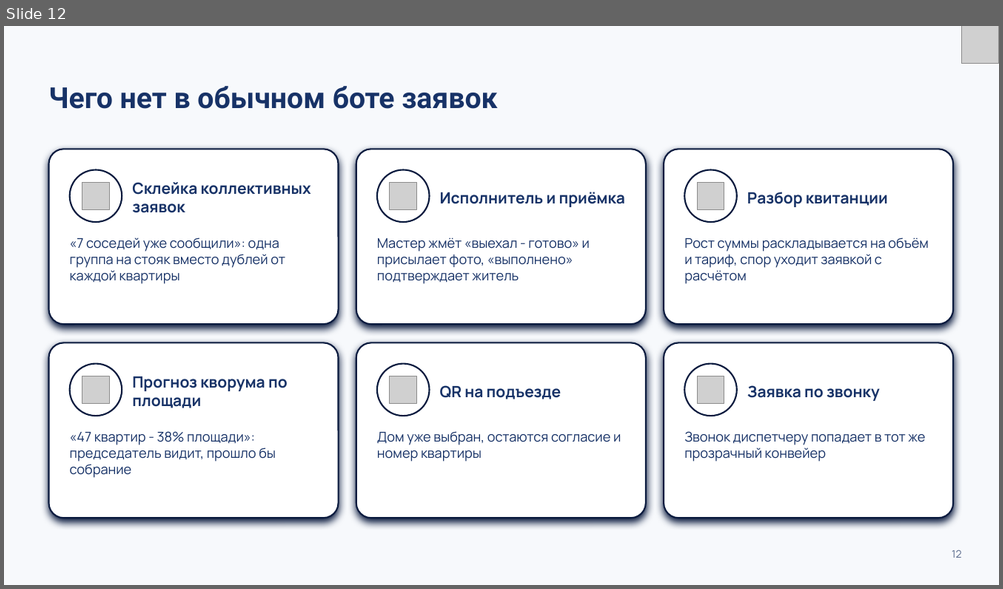
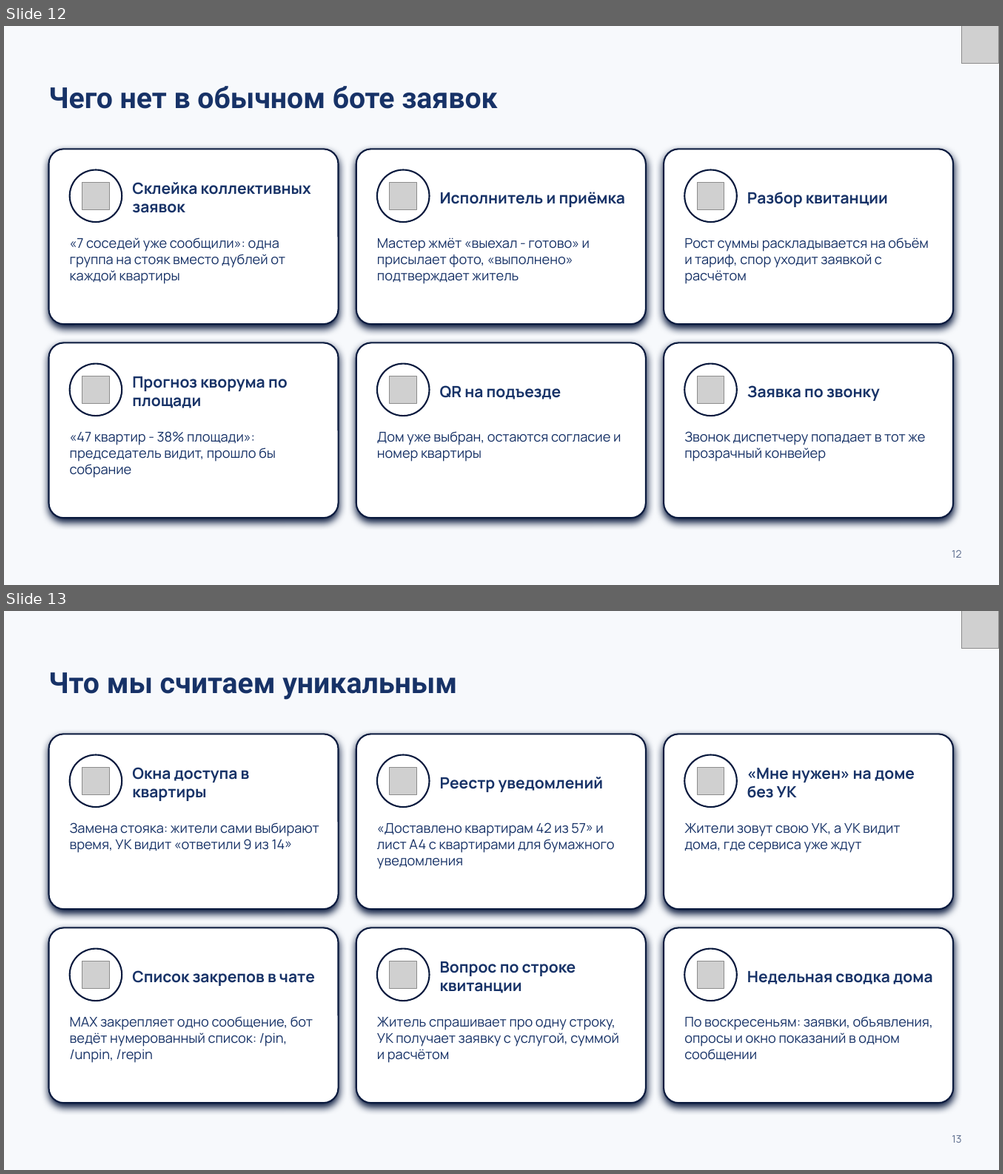
Before and after one commit to K1rL3s/vkmax-mobilization, a slide deck: docs/preza/zheka.pptx. Shown one above the other, each under a label of ours: slide 12 before the commit, slides 12 and 13 after it. The pictures are 1003x589 and 1003x1174 pixels, drawn with LibreOffice and Linux fonts; fonts in the diff are those of the drawing; grey boxes stand for pictures. Boxes give left, top, right and bottom in pixels: in the first picture for what was removed or moved away, otherwise in the second. Text is boxed around its words. In the diff, an @@ line names an element or a change of style, - is before the commit and + after.

```diff
--- a/docs/preza/zheka.pptx
+++ b/docs/preza/zheka.pptx
@@ slide 13 added at <box>4,611,999,1170</box>, background #F7F9FC @@
@@ picture added at <box>962,611,999,648</box> @@
@@ text added at <box>48,672,457,700</box>, 28 pt, text #173267, bold @@
+Что мы считаем уникальным
@@ rounded rectangle added at <box>48,734,338,909</box>, fill #FFFFFF, outline #0A1A3E 1.5 pt @@
@@ rounded rectangle added at <box>356,734,646,909</box>, fill #FFFFFF, outline #0A1A3E 1.5 pt @@
@@ rounded rectangle added at <box>663,734,953,909</box>, fill #FFFFFF, outline #0A1A3E 1.5 pt @@
@@ ellipse added at <box>70,755,122,807</box>, fill #FFFFFF, outline #0A1A3E 1.5 pt @@
@@ ellipse added at <box>377,755,430,807</box>, fill #FFFFFF, outline #0A1A3E 1.5 pt @@
@@ ellipse added at <box>685,755,737,807</box>, fill #FFFFFF, outline #0A1A3E 1.5 pt @@
@@ picture added at <box>82,768,109,795</box> @@
@@ text added at <box>132,767,250,801</box>, 15 pt, text #173267, bold @@
+Окна доступа в квартиры
@@ picture added at <box>390,768,417,795</box> @@
@@ text added at <box>440,777,603,792</box>, 15 pt, text #173267, bold @@
+Реестр уведомлений
@@ picture added at <box>697,768,724,795</box> @@
@@ text added at <box>747,768,914,798</box>, 15 pt, text #173267, bold @@
+«Мне нужен» на доме без УК
@@ text added at <box>70,823,319,853</box>, 13 pt, text #173267 @@
+Замена стояка: жители сами выбирают время, УК видит «ответили 9 из 14»
@@ text added at <box>377,823,614,869</box>, 13 pt, text #173267 @@
+«Доставлено квартирам 42 из 57» и лист A4 с квартирами для бумажного уведомления
@@ text added at <box>684,823,899,853</box>, 13 pt, text #173267 @@
+Жители зовут свою УК, а УК видит дома, где сервиса уже ждут
@@ rounded rectangle added at <box>48,928,338,1103</box>, fill #FFFFFF, outline #0A1A3E 1.5 pt @@
@@ rounded rectangle added at <box>356,928,646,1103</box>, fill #FFFFFF, outline #0A1A3E 1.5 pt @@
@@ rounded rectangle added at <box>663,928,953,1103</box>, fill #FFFFFF, outline #0A1A3E 1.5 pt @@
@@ ellipse added at <box>70,949,122,1001</box>, fill #FFFFFF, outline #0A1A3E 1.5 pt @@
@@ picture added at <box>82,962,109,988</box> @@
@@ ellipse added at <box>377,949,430,1001</box>, fill #FFFFFF, outline #0A1A3E 1.5 pt @@
@@ picture added at <box>390,962,417,988</box> @@
@@ text added at <box>440,962,576,994</box>, 15 pt, text #173267, bold @@
+Вопрос по строке квитанции
@@ ellipse added at <box>685,949,737,1001</box>, fill #FFFFFF, outline #0A1A3E 1.5 pt @@
@@ picture added at <box>697,962,724,988</box> @@
@@ text added at <box>132,971,315,986</box>, 15 pt, text #173267, bold @@
+Список закрепов в чате
@@ text added at <box>747,971,933,985</box>, 15 pt, text #173267, bold @@
+Недельная сводка дома
@@ text added at <box>70,1017,313,1063</box>, 13 pt, text #173267 @@
+MAX закрепляет одно сообщение, бот ведёт нумерованный список: /pin, /unpin, /repin
@@ text added at <box>377,1017,618,1063</box>, 13 pt, text #173267 @@
+Житель спрашивает про одну строку, УК получает заявку с услугой, суммой и расчётом
@@ text added at <box>684,1017,933,1061</box>, 13 pt, text #173267 @@
+По воскресеньям: заявки, объявления, опросы и окно показаний в одном сообщении
@@ text added at <box>951,1136,961,1143</box>, 10 pt, text #5A6B8C @@
+13
```
Also in this commit, not shown: 13 slides changed, 5 other files.
